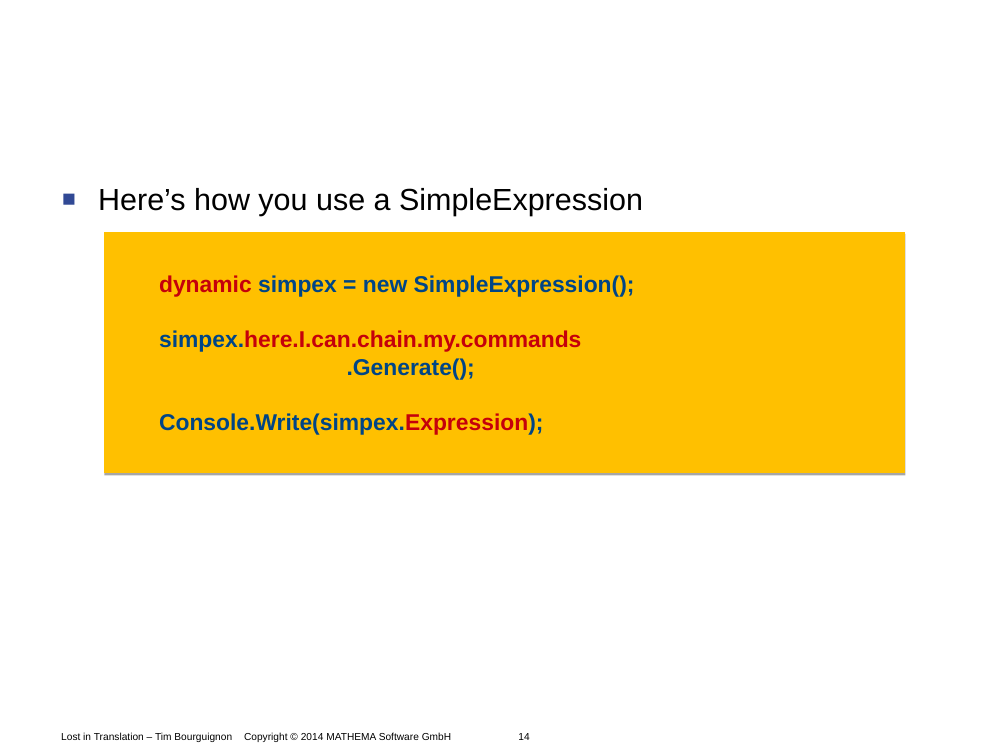
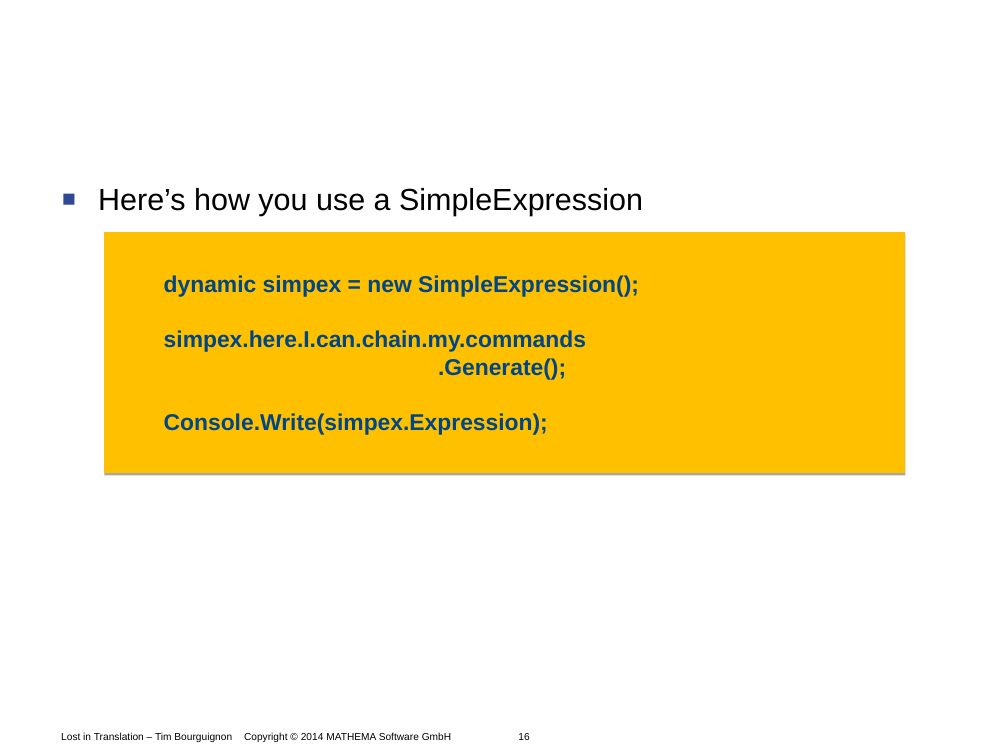
Before and after one commit to Timothep/Talk.LostInTranslation, a slide deck: slide 16 of LostInTranslation.odp (slide 14 before the commit). Drawn at 1008x756 pixels with LibreOffice and Linux fonts; fonts in the diff are those of the drawing; background and template pictures are left out. Boxes give left, top, right and bottom in pixels: in the first picture for what was removed or moved away, otherwise in the second. Text is boxed around its words. In the diff, an @@ line names an element or a change of style, - is before the commit and + after.

```diff
--- a/LostInTranslation.odp
+++ b/LostInTranslation.odp
@@ freeform shape "dynamic simpex = new SimpleExpression();" at <box>104,231,906,473</box>: text colour #C5000B to #004586 in "dynamic", "simpex.here.I.can.chain.my.commands", "Console.Write(simpex.Expression);"; indent changed @@
@@ text at <box>61,732,529,742</box>: text changed @@
-Lost in Translation – Tim Bourguignon Copyright © 2014 MATHEMA Software GmbH 14
+Lost in Translation – Tim Bourguignon Copyright © 2014 MATHEMA Software GmbH 16
```
Also in this commit, not shown: 13 other slides changed, 13 slides added, 8 slides removed.
